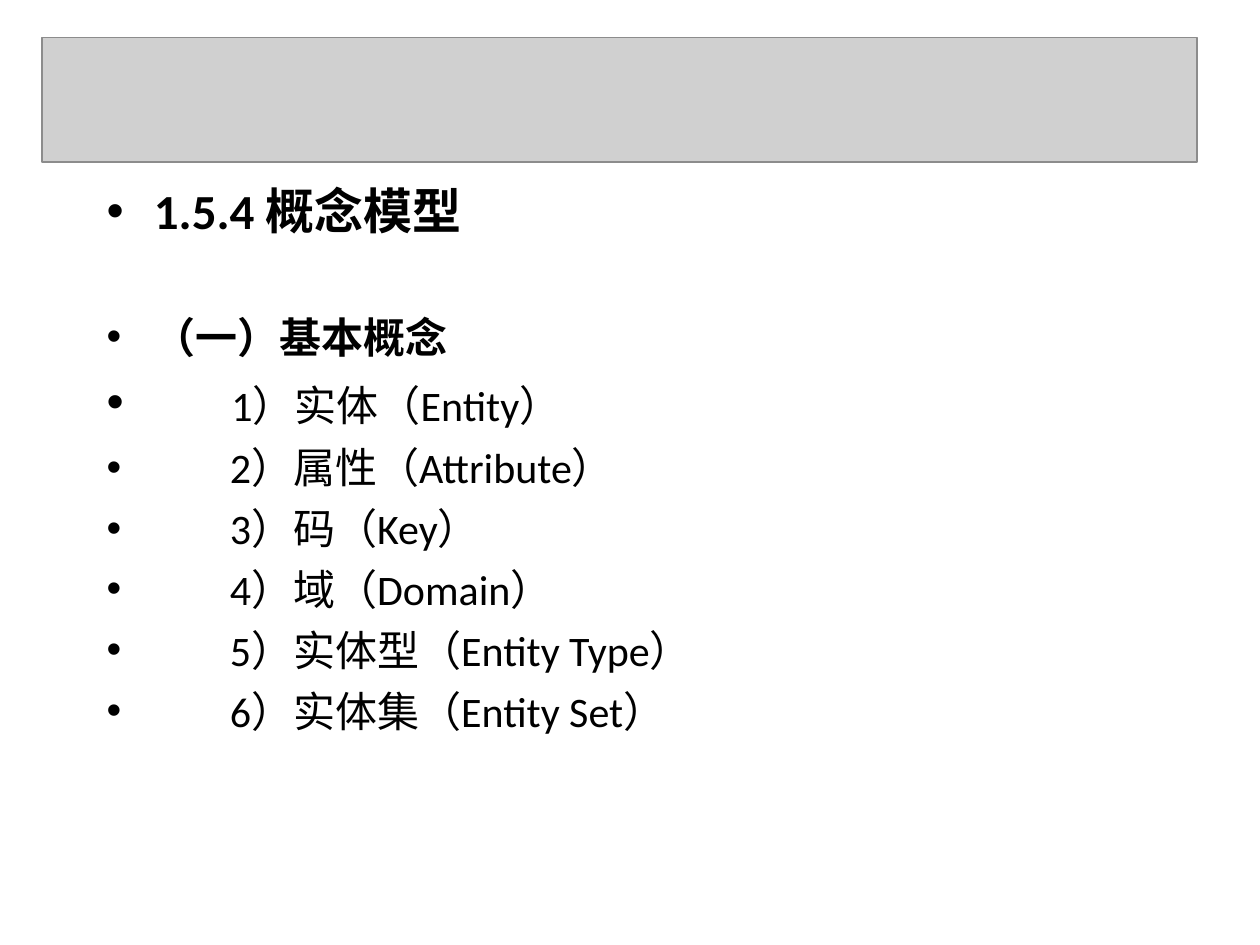
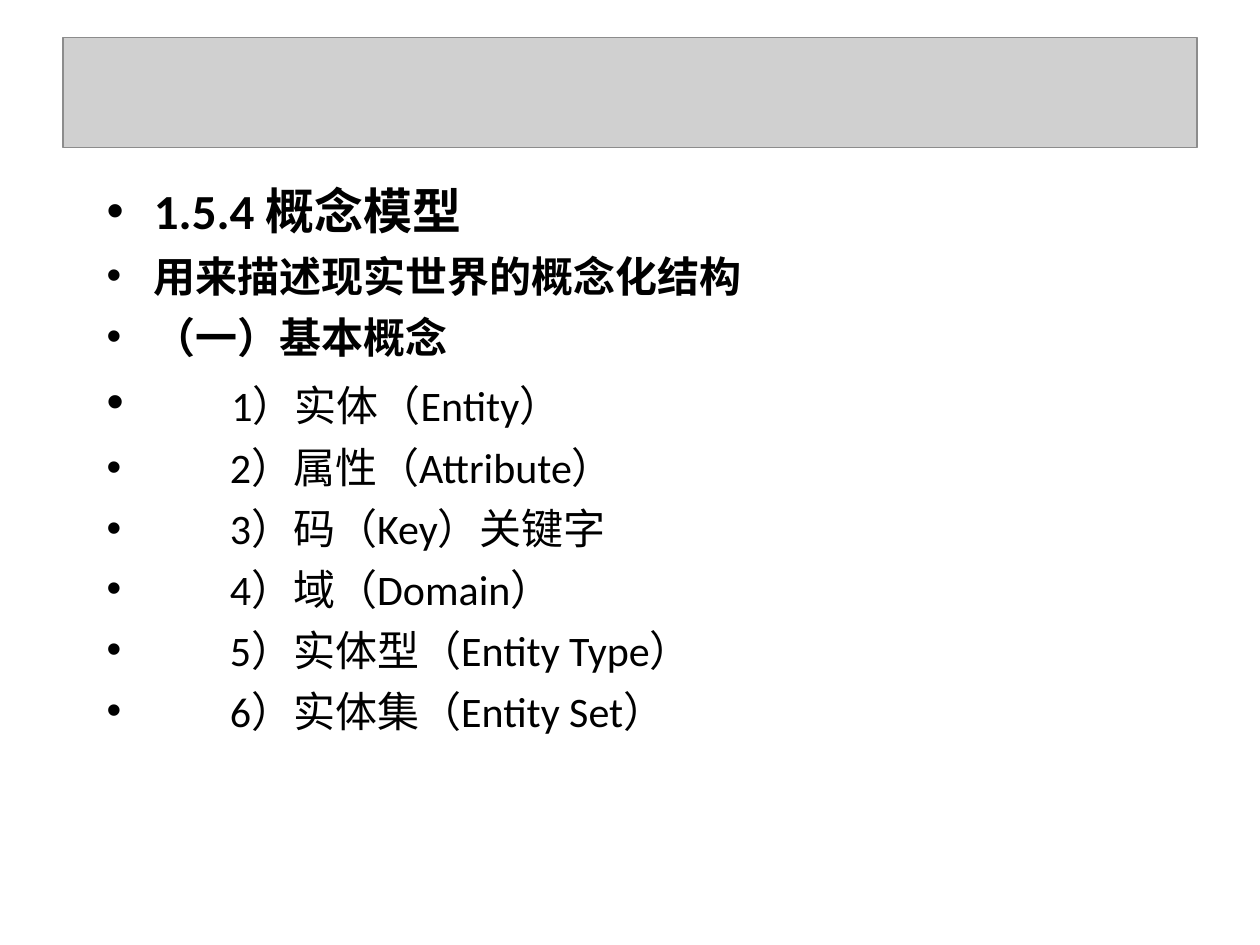
Before and after one commit to yuqingmao2019/MyWorkSpace, a slide deck: slide 49 of 数据库ppt/第1章.ppt (slide 25 before the commit). Drawn at 1260x945 pixels with LibreOffice and Linux fonts; fonts in the diff are those of the drawing; grey boxes stand for pictures; background and template pictures are left out. Boxes give left, top, right and bottom in pixels: in the first picture for what was removed or moved away, otherwise in the second. Text is boxed around its words. In the diff, an @@ line names an element or a change of style, - is before the commit and + after.

```diff
--- a/数据库ppt/第1章.ppt
+++ b/数据库ppt/第1章.ppt
@@ picture: place and size @@
-picture at [42, 38, 1197, 163]
+picture at [63, 38, 1197, 147]
@@ text at [154, 255, 742, 296]: paragraph added @@
+• 用来描述现实世界的概念化结构
@@ text at [230, 509, 606, 551]: text changed @@
-• 3）码（Key）
+• 3）码（Key）关键字
```
Also in this commit, not shown: 84 other slides changed, 51 slides added, 36 slides removed, 7 other files.
